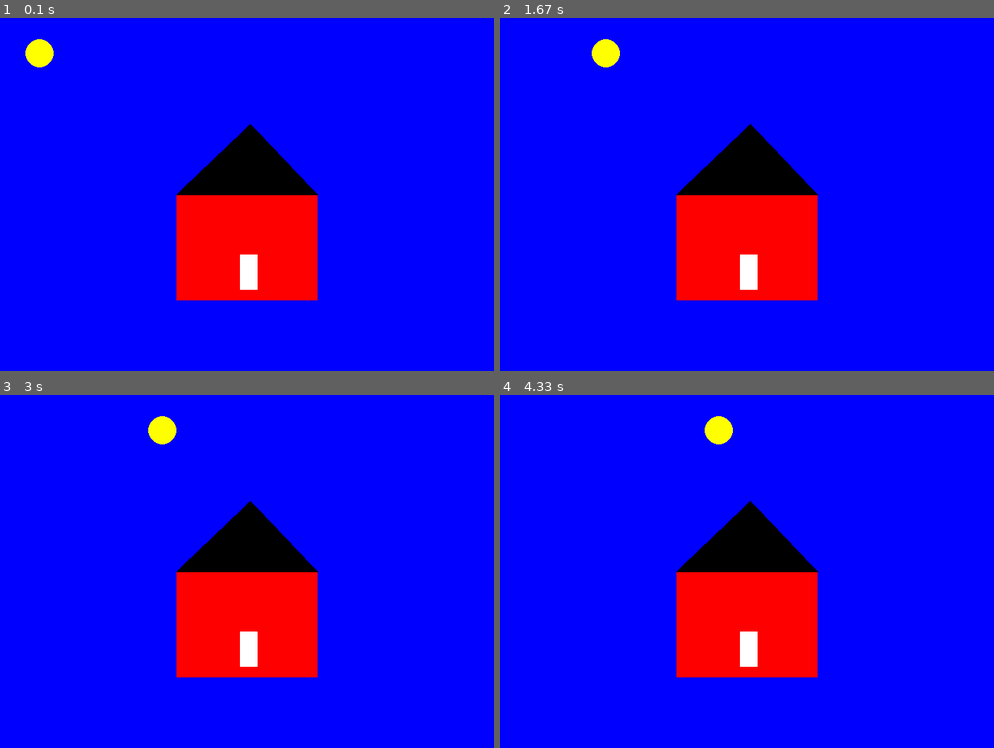
Above: before the commit, frames 1-4 (two rows, left to right).
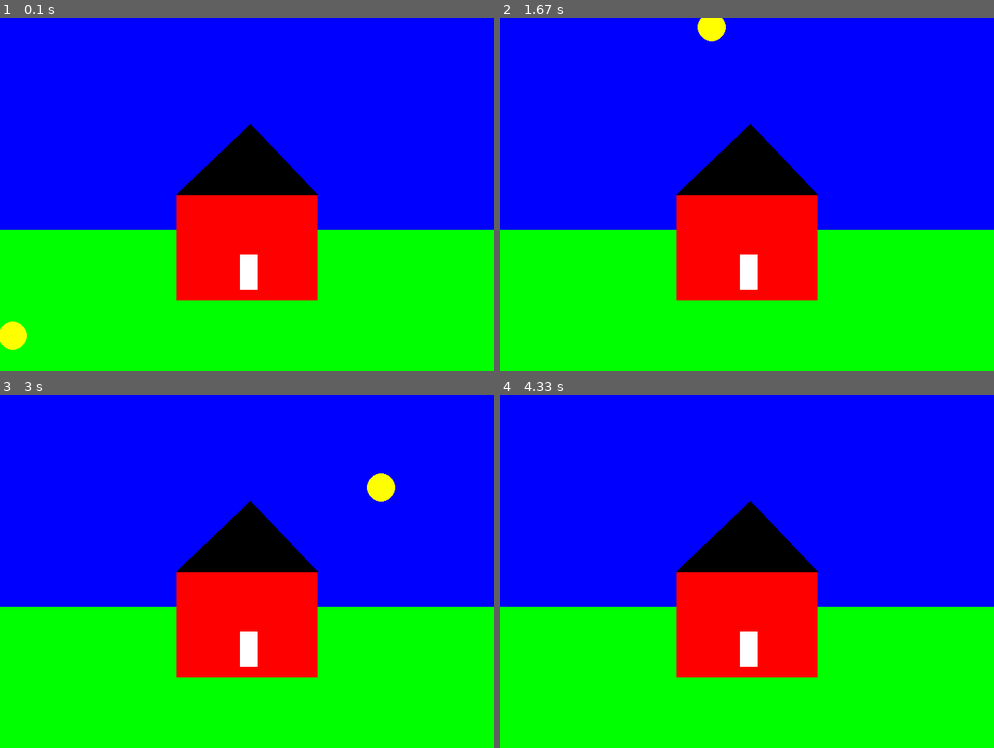
Above: after the commit, the same moments.

Repository: WillO1987/WillO-tasks
Game: pygame game, started from pygame/house.py
Same seed, same stepped clock (60 frames per second), same inputs: the game is played once before the commit and once after it.
Inputs:
- Up to frame 1 (0.1 s): no input
- Up to frame 2 (1.67 s): no input
- Up to frame 3 (3 s): no input
- Up to frame 4 (4.33 s): no input

The runs differ from the first frame. In frame 1, 35% of the frame differs, in the area x 0-100%, y 6-100%; in frame 2, 35%; in frame 3, 35%; in frame 4, 35%.

Commit message:
Update house.py

Diff:
--- a/pygame/house.py
+++ b/pygame/house.py
@@ -19,10 +19,11 @@
 
 # Used to manage how fast the screen updates
 clock = pygame.time.Clock()
-x_val = 50
-y_val = 50
+x_val = 0
+y_val = 200
 x_offset = 1
 pi= 3.141592652
+counter = 0
 
 
 # -------- Main Program Loop -----------
@@ -38,14 +39,34 @@
 
     # First, clear the screen to white. Don't put other drawing commands
     # above this, or they will be erased with this command.
+    def night():
+        screen.fill(BLACK)
+
+
+    def day():
+        screen.fill(BLUE)
+    #endfunction
     screen.fill(BLUE)
-    pygame.draw.rect(screen, GREEN, [0, 700, 500, 300], 0)
+
+
     #draw stuff here:
-    x_val = x_val + x_offset
-    if x_val > size[0]:
-        x_val = 0
+    x_val += 3
+    y_val = 24/6125 * x_val ** 2 + -2.798 *x_val + 500
+
+
+    #x_val = x_val + x_offset
+    # if x_val > size[0]:
+    #     x_val = 0
+    #     counter = 1
+    if counter > 0:
+        night()
+        counter = 0
+    else:
+        day()
+
 
     #endif
+    pygame.draw.rect(screen, GREEN, [0, 300, 700, 200], 0)
     pygame.draw.rect(screen, RED, [250, 250, 200, 150], 0)
     pygame.draw.circle(screen, YELLOW, [x_val, y_val] , 20)
     pygame.draw.polygon(screen,BLACK, [[250, 250] , [355,150] , [450,250]])
